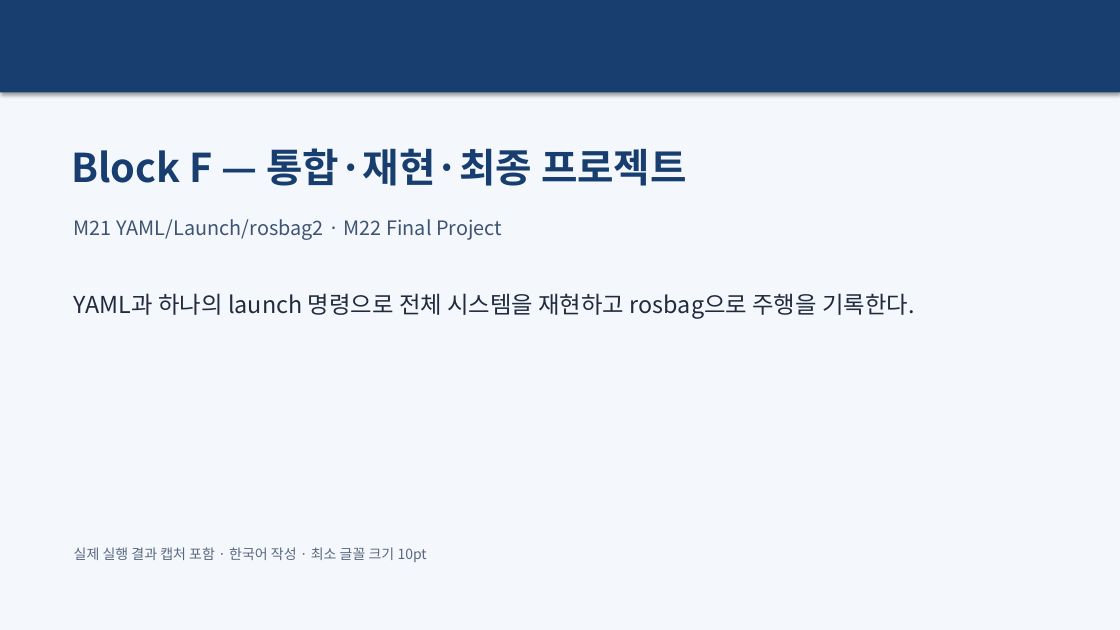
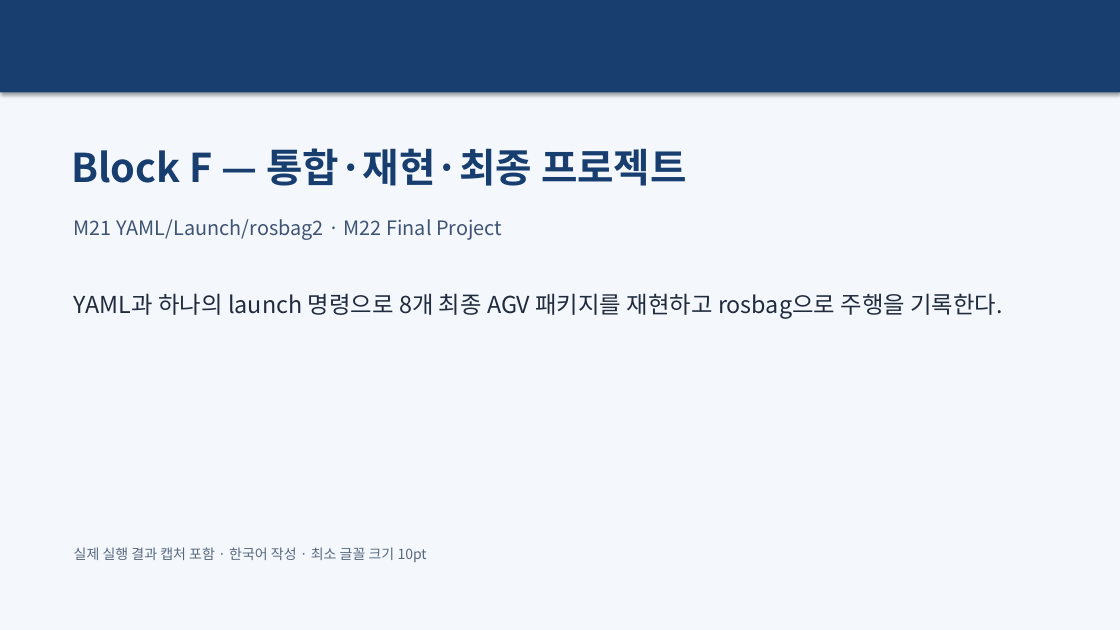
Before and after one commit to choimagon/ros2_curri, a slide deck: slide 1 of blocks/F_integration/Block_F_실습결과_명령어.pptx. Drawn at 1120x630 pixels with LibreOffice and Linux fonts; fonts in the diff are those of the drawing. Boxes give left, top, right and bottom in pixels: in the first picture for what was removed or moved away, otherwise in the second. Text is boxed around its words. In the diff, an @@ line names an element or a change of style, - is before the commit and + after.

```diff
--- a/blocks/F_integration/Block_F_실습결과_명령어.pptx
+++ b/blocks/F_integration/Block_F_실습결과_명령어.pptx
@@ text at (x1=74, y1=293, x2=1003, y2=319): text changed @@
-YAML과 하나의 launch 명령으로 전체 시스템을 재현하고 rosbag으로 주행을 기록한다.
+YAML과 하나의 launch 명령으로 8개 최종 AGV 패키지를 재현하고 rosbag으로 주행을 기록한다.
```
Also in this commit, not shown: 1 other slide changed, 2 slides added, 23 other files.
